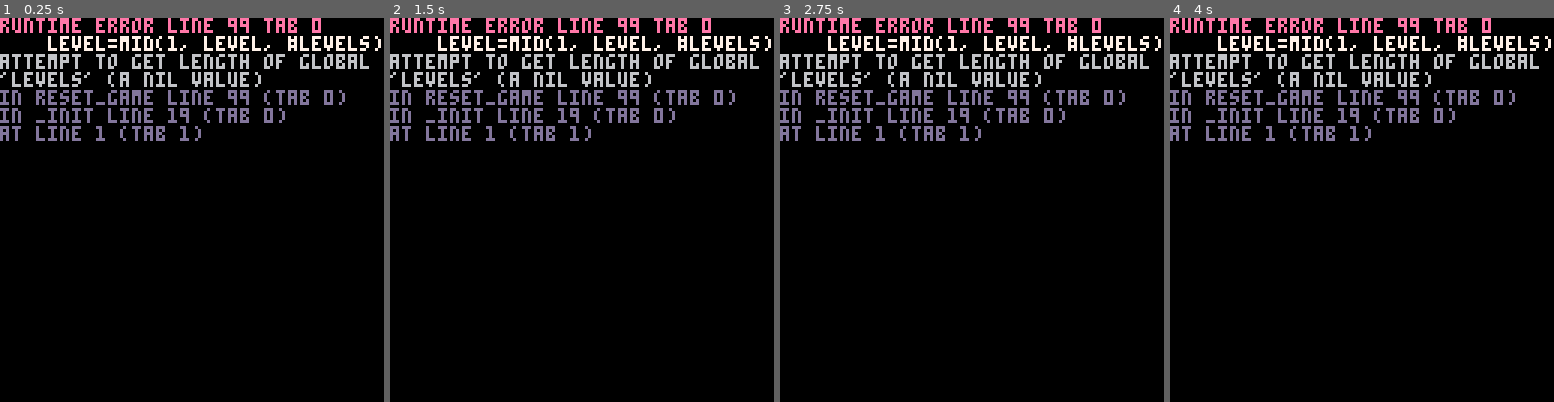
Above: before the commit, frames 1-4 (left to right).
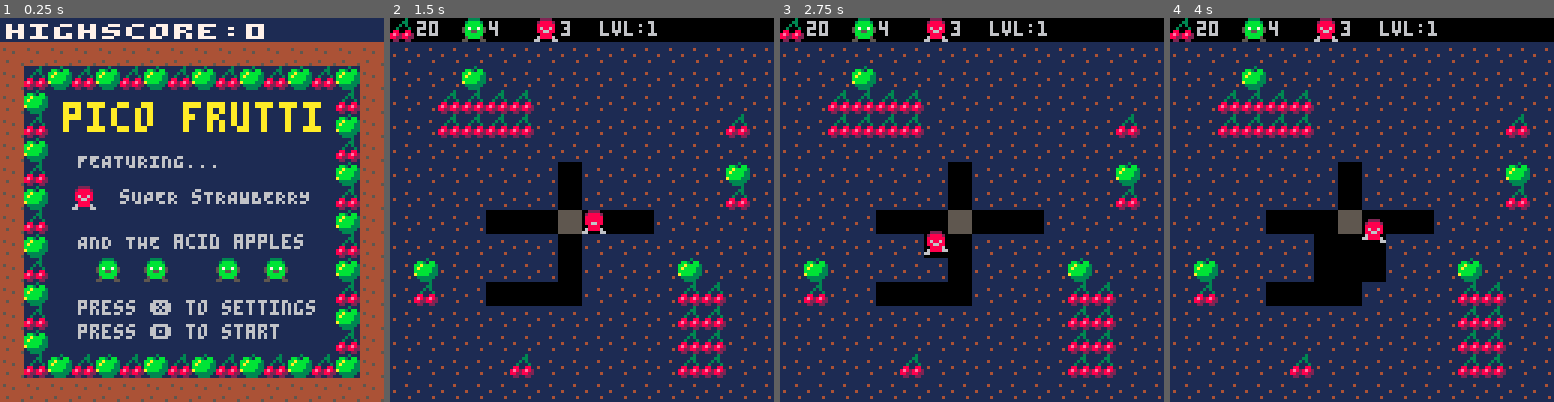
Above: after the commit, the same moments.

Repository: gyjofi/pico-8
Game: PICO-8 cartridge pico-frutti/pico-frutti.p8
The game is run twice, just before and just after one commit, with the same random seed, the same clock (stepped at 60 frames per second) and the same inputs.
Inputs:
- Up to frame 1 (0.25 s): no input
- Up to frame 2 (1.5 s): tap O (Z key) at 0.33, 0.7, 1.43 s; tap X (X key) at 1.07 s
- Up to frame 3 (2.75 s): hold Left 1.97-2.37 s; tap X (X key) at 2.07, 2.4, 2.73 s; tap O (Z key) at 2.22 s; hold Down from 2.42 s (still down)
- Up to frame 4 (4 s): release Down at 2.82 s; hold Right 2.87-3.53 s; tap X (X key) at 3.07, 3.4, 3.73 s; tap O (Z key) at 3.1, 3.98 s; hold Up from 3.58 s (still down)

The runs differ from the first frame. In frame 1, 100% of the frame differs, in the area x 0-100%, y 0-100%; in frame 2, 91%; in frame 3, 91%; in frame 4, 90%.
Error before the commit: runtime error line 99 tab 0; level=mid(1, level, #levels); attempt to get length of global 'levels' (a nil value)

Commit message:
pico-frutti: in progress

Diff:
--- a/pico-frutti/lua/infobar.lua
+++ b/pico-frutti/lua/infobar.lua
@@ -1,3 +1,4 @@
+inf_t=0
 function infobar_draw()
     spr(49,0,0)
     print(mp.fruits, 9, 1, 6)
@@ -5,5 +6,9 @@
     print(mp.enemies, 33, 1, 6)
     spr(16,48,0)
     print(player_lives, 57, 1, 6)
-    if (player.has_seed) print("split a seed!", 80, 1, 6)
+    print("lvl:"..level, 70, 1, 6)
+    if player.has_seed and inf_t-time()<-.2 then
+        inf_t=time()
+        print("seed!", 100, 1, 6)
+    end
 end
--- a/pico-frutti/lua/main.lua
+++ b/pico-frutti/lua/main.lua
@@ -96,8 +96,8 @@
 
 function reset_game()
     reload(0x1000, 0x1000, 0x2000)
+    map_init()
     level=mid(1, level, #levels)
-    map_init()
     apples_init()
     enemies_init()
     seed_init()
--- a/pico-frutti/lua/stat.lua
+++ b/pico-frutti/lua/stat.lua
@@ -1,11 +1,30 @@
 stat_done=false
-s_t=time()
+s_t=0
 s_enemies=0
 s_fruits=0
 s_score=0
 
 function stat_update(reason)
+    if(s_t-time()<.3 and stat_done==false) then
+        s_t=time()
+        if(player.enemies>0) then
+            s_enemies+=1
+            s_score+=10
+            player.enemies-=1
+            sfx(20)
+        elseif(player.fruits>0) then
+            s_fruits+=1
+            s_score+=1
+            player.fruits-=1
+            sfx(20)
+        else
+            player.score+=s_score
+            stat_done = true
+        end
+    end
     if btnp(4) and stat_done then
+        stat_done = false
+        if high_score<player.score then high_score=player.score end
         if (reason=="win") level+=1
         if (reason=="lose" and player_lives>0) or (reason=="win" and level<=#levels) then
             reset_game()
@@ -19,20 +38,6 @@
             game_mode="intro"
         end
     end
-    if(time()-s_t>.3 and stat_done==false) then
-        if(player.enemies>0) then
-            s_enemies+=1
-            s_score+=10
-            player.enemies-=1
-        elseif(player.fruits>0) then
-            s_fruits+=1
-            s_score+=1
-            player.fruits-=1
-        end
-        s_t=time()
-    else
-        stat_done = true
-    end
 end
 
 function stat_draw()
@@ -44,6 +49,8 @@
     spr(49, 24, 52) print(": "..s_fruits, 34, 52, 6)
 
     print("score: "..s_score, 24, 70, 10)
-    --if (stat_done) print("press ❎ to continue", 24, 102, 6)
-    print("press ❎ to continue", 24, 102, 6)
+    if(player.score>high_score) then
+        print("new highscore!", 24, 80, 10)
+    end
+    if (stat_done) print("press ❎ to continue", 24, 102, 6)
 end
Not shown, changed: the sound effects (__sfx__) section of pico-frutti/pico-frutti.p8
